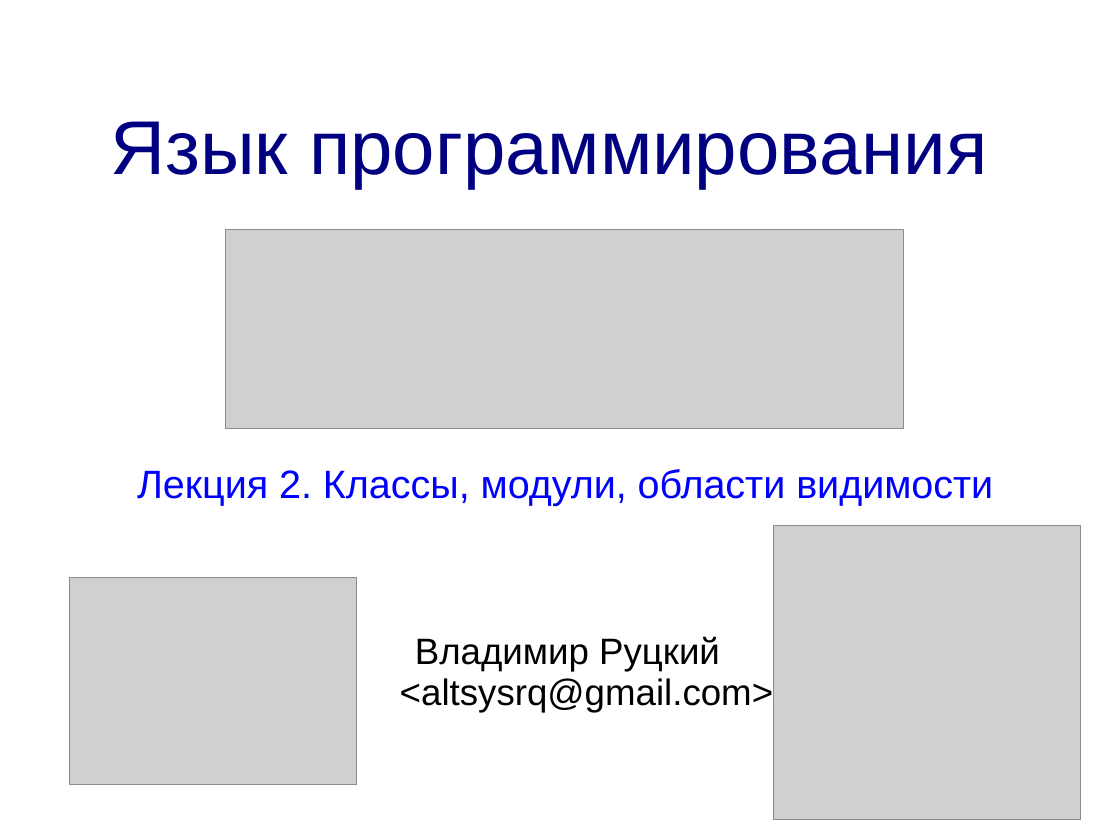
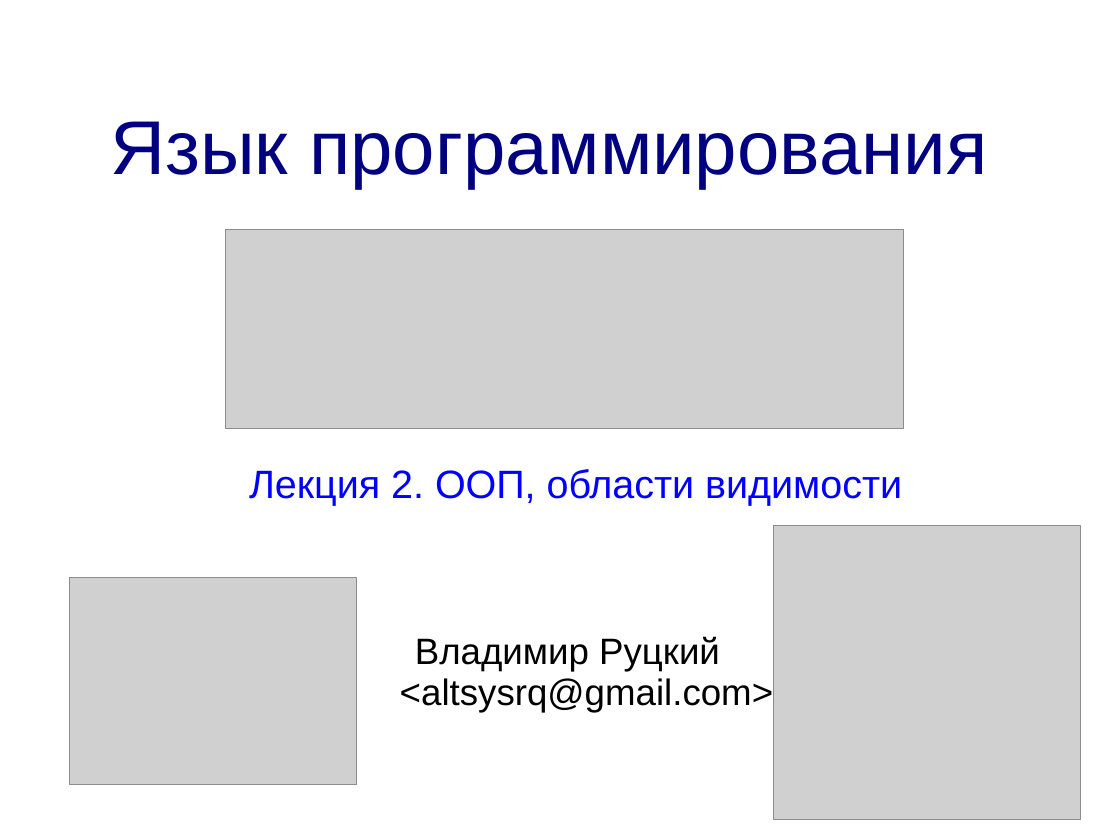
Before and after one commit to rutsky/python-course, a slide deck: slide 1 of 01_oop_scopes.odp. Drawn at 1120x840 pixels with LibreOffice and Linux fonts; fonts in the diff are those of the drawing; grey boxes stand for pictures. Boxes give left, top, right and bottom in pixels: in the first picture for what was removed or moved away, otherwise in the second. Text is boxed around its words. In the diff, an @@ line names an element or a change of style, - is before the commit and + after.

```diff
--- a/01_oop_scopes.odp
+++ b/01_oop_scopes.odp
@@ text at (x1=249, y1=469, x2=902, y2=506): text changed @@
-Лекция 2. Классы, модули, области видимости
+Лекция 2. ООП, области видимости
```
Also in this commit, not shown: 2 other slides changed, 2 slides removed, 1 other file.
